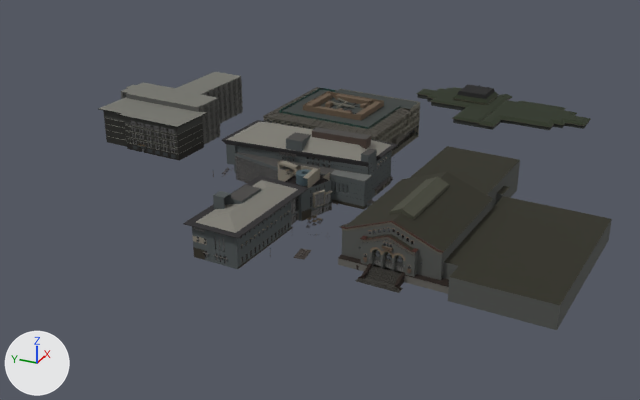
The glTF model v2/tiles/t_1_0.glb: old version first, new version second.
Before and after are seen from a 50 mm lens placed at (-76.0, -305.0, 186.0), pointed at (335.0, -121.0, -19.0). Arrows for +X, +Y and +Z are at lower left; the lights stay in place. The first picture is the older version. Where no turn or scale is listed for an object, it has been applied to the vertices. Vertices at exactly the same position are counted once.

In view in the first picture: 'glass', 'opaque' and 1 more.
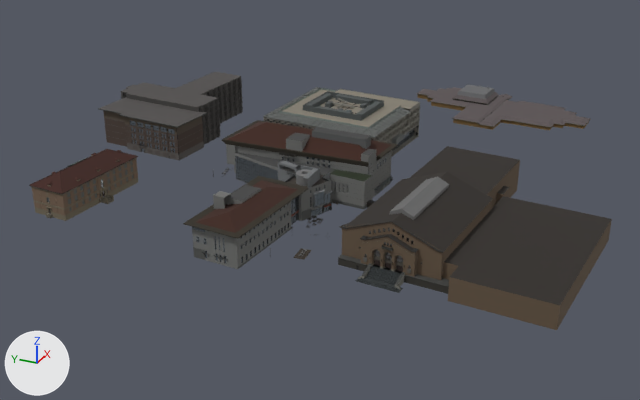
Where the newer file only moved an object's origin or applied its transform, the numbers keep the older frame.

What differs and where, as boxes (x1, y1, x2, y2) in the pictures (640 x 400 px):
'opaque', reshaped
    before: (98, 72, 612, 330)
    after: (29, 72, 612, 330)
part 1 of me_opaque, added (brown)
    after: (30, 149, 137, 194)
part 2 of me_opaque, built on
    before: (104, 99, 402, 249)
    after: (29, 99, 385, 249)
part 3 of me_opaque, surface changed
    both: (98, 72, 590, 330)

What the commit changed:
me_opaque is used by ob_opaque; location (355.9, -130.1, 14.7).
me_opaque had 58763 vertices, 83182 faces and spanned x -142.0..142.0, y -147.0..147.0, z -15.0..15.0.
me_opaque now has 64378 vertices, 90162 faces and spans x -142.0..142.0, y -147.0..147.0, z -16.0..15.0.
me_opaque part 1: the loose piece of 6 vertices spanning x -139.0..-83.0, y -9.0..17.0, z 2.0..5.0 is copied, and the copy is scaled about its middle by (1.05, 1.02, 1.9), then moved by (10.0, 99.0, -2.0); it spans x -130.0..-72.0, y 90.0..117.0, z -2.0..4.0.
me_opaque part 2: 706 vertices moved within x -122.0..39.0, y -77.0..119.0, z -15.0..6.0; 167 vertices removed from x -72.0..-14.0, y -18.0..140.0, z -12.0..1.0; 5777 vertices added at x -130.0..-14.0, y -18.0..118.0, z -16.0..4.0.
me_opaque part 3: 71383 kept faces spanning x -142.0..142.0, y -147.0..147.0, z -15.0..15.0 get new texture (UV) coordinates.
Other edits to the shape of me_opaque do not show in these pictures.
